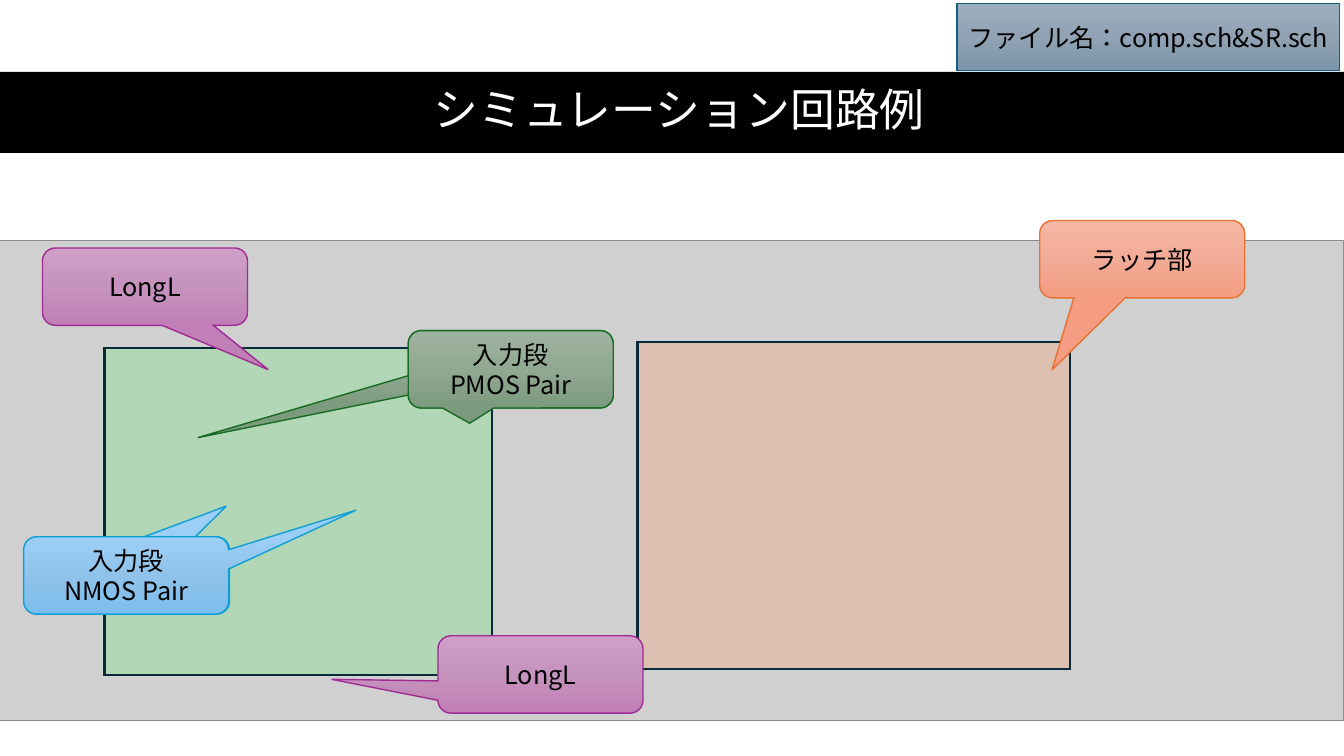
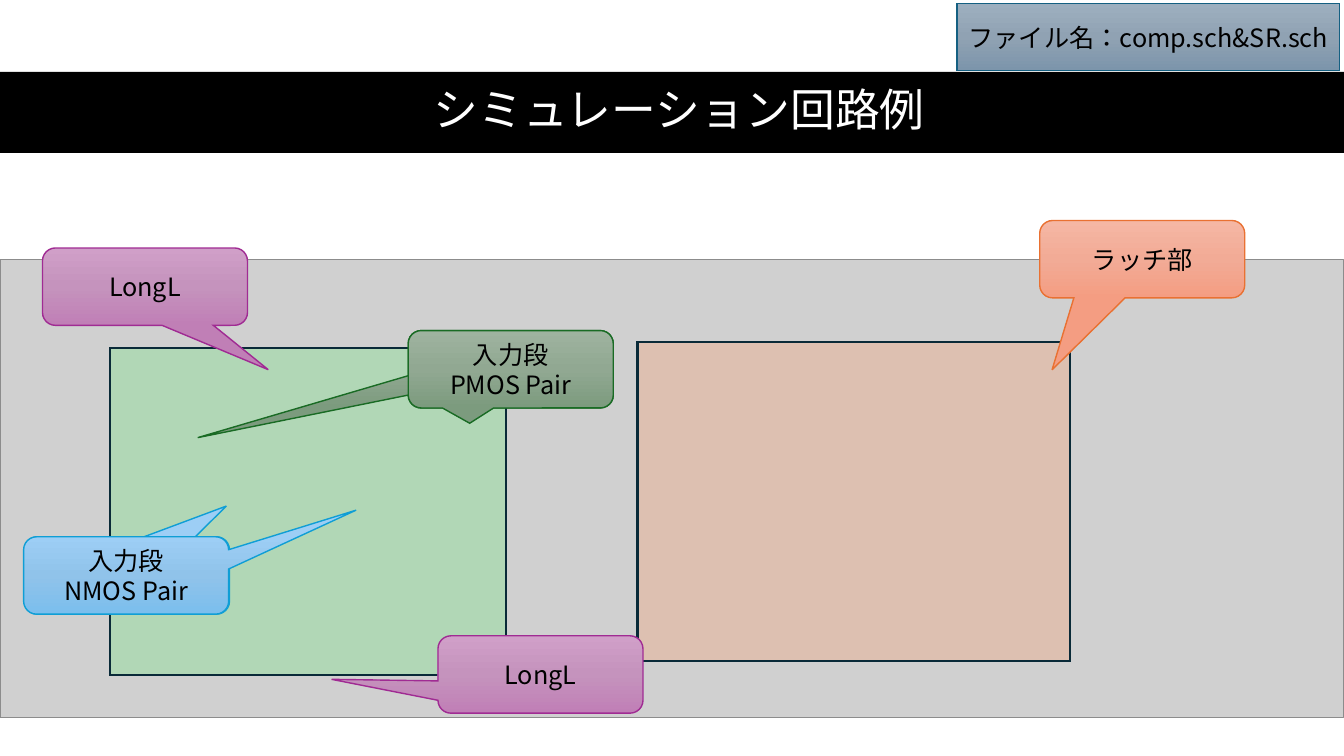
Before and after one commit to ishi-kai/openmpw-transistor-level-examples, a slide deck: slide 72 of SKY130/docs/SAR-ADC_SKY130.pptx. Drawn at 1344x756 pixels with LibreOffice and Linux fonts; fonts in the diff are those of the drawing; grey boxes stand for pictures. Boxes give left, top, right and bottom in pixels: in the first picture for what was removed or moved away, otherwise in the second. Text is boxed around its words. In the diff, an @@ line names an element or a change of style, - is before the commit and + after.

```diff
--- a/SKY130/docs/SAR-ADC_SKY130.pptx
+++ b/SKY130/docs/SAR-ADC_SKY130.pptx
@@ picture: place and size @@
-picture at bbox=[0, 241, 1343, 721]
+picture at bbox=[0, 260, 1344, 718]
@@ rectangle: place and size @@
-rectangle at bbox=[105, 348, 493, 676]
+rectangle at bbox=[110, 348, 506, 676]
@@ rectangle: place and size @@
-rectangle at bbox=[637, 342, 1070, 669]
+rectangle at bbox=[637, 342, 1070, 661]
```
Also in this commit, not shown: 4 other slides changed, 20 other files.
